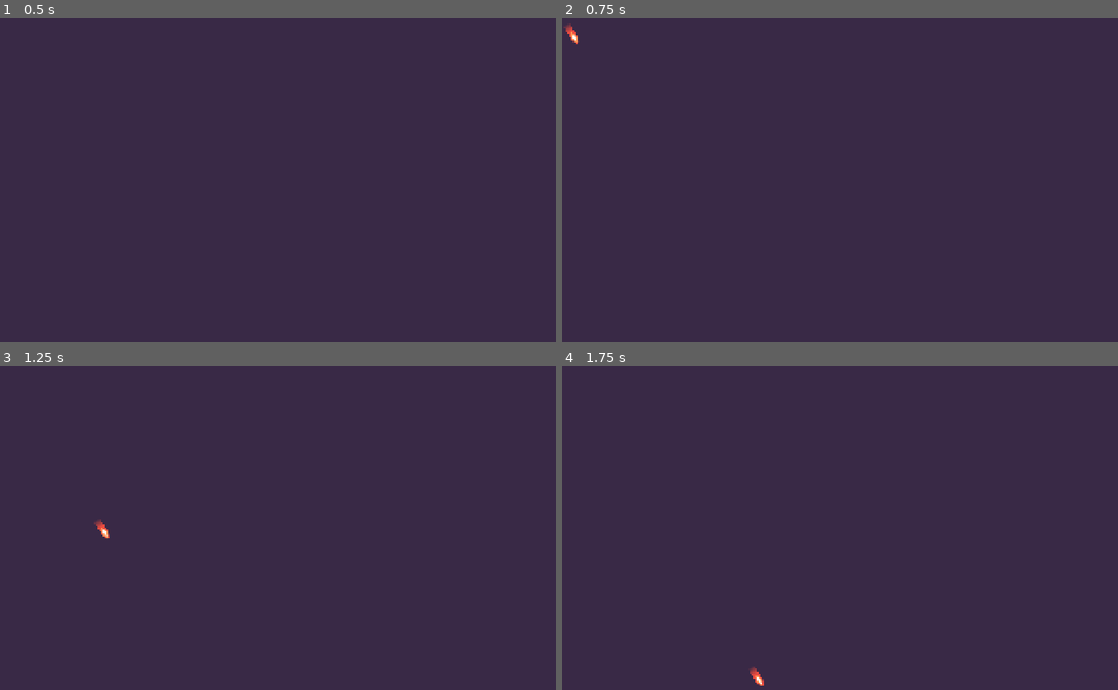
Above: before the commit, frames 1-4 (two rows, left to right).
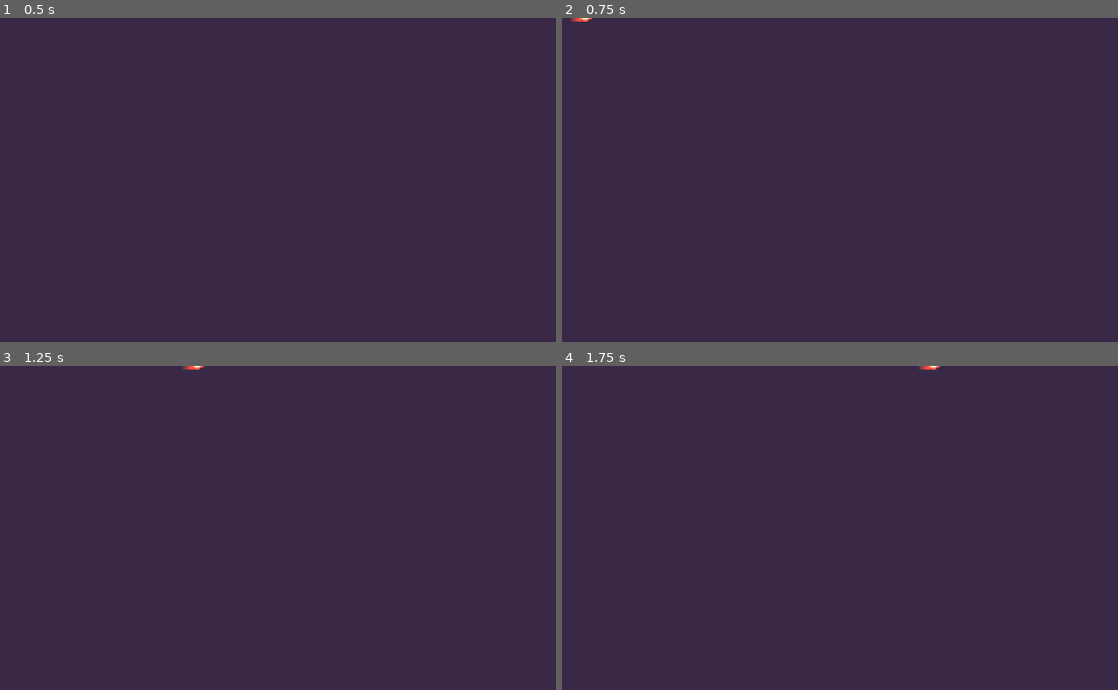
Above: after the commit, the same moments.

Repository: devdecaf/first-top-down-game
Game: Godot game, scene res://weapons/weapon.tscn
The game is run twice, just before and just after one commit, with the same random seed, the same clock (stepped at 60 frames per second) and the same inputs. The project has no main scene, so this scene is started directly.
Inputs (mouse positions are in pixels of both pictures, inside the frame that each line leads up to):
- Up to frame 1 (0.5 s): no input
- Up to frame 2 (0.75 s): tap Enter at 0.5 s; move the mouse to (979, 163) at 0.52 s; hold D (right) from 0.53 s (still down); click (979, 163) at 0.67 s
- Up to frame 3 (1.25 s): keep holding D (right)
- Up to frame 4 (1.75 s): move the mouse to (734, 544) at 1.27 s; release D (right) at 1.28 s; hold S (down) from 1.28 s (still down)

Frame 1 is identical in both runs. In frame 2, 0.1% of the frame differs, in the area x 0-6%, y 0-9%; in frame 3, 0.1%; in frame 4, 0.1%, in the area x 33-68%, y 0-99%.

Commit message:
Update bullet and weapon logic to use current scene when spawning a bullet

Diff:
--- a/weapons/bullets/bullet.gd
+++ b/weapons/bullets/bullet.gd
@@ -7,20 +7,19 @@
 @export var max_range := 1000.0
 
 var _starting_position: Vector2
-var _direction: Vector2
 
 
 func _ready() -> void:
-	_starting_position = global_position
-	_direction = Vector2.RIGHT.rotated(global_rotation)
+	_starting_position = position
 
 
 func _physics_process(delta: float) -> void:
-	global_position += _direction * speed * delta
+	var direction := Vector2.RIGHT.rotated(rotation)
+	position += direction * speed * delta
 
-	if _starting_position.distance_to(global_position) >= max_range:
-		_destroy()
+	if _starting_position.distance_to(position) >= max_range:
+		destroy()
 
 
-func _destroy() -> void:
+func destroy() -> void:
 	queue_free()
--- a/weapons/weapon.gd
+++ b/weapons/weapon.gd
@@ -30,10 +30,12 @@
 
 func shoot() -> void:
 	var bullet: Bullet = bullet_scene.instantiate()
+	get_tree().current_scene.add_child(bullet)
+
 	bullet.max_range = max_range
 	bullet.speed = max_bullet_speed
-	bullet.rotation = randf_range(-max_random_angle, max_random_angle)
-	add_child(bullet)
+	bullet.rotation = rotation + randf_range(-max_random_angle, max_random_angle)
+	bullet.position = position
 
 
 func _set_bullet_scene(new_bullet_scene: PackedScene) -> void:
--- a/weapons/weapon.tscn
+++ b/weapons/weapon.tscn
@@ -4,6 +4,5 @@
 [ext_resource type="PackedScene" uid="uid://cs55p4on85fs5" path="res://weapons/bullets/bullet.tscn" id="2_pxh0k"]
 
 [node name="Weapon" type="Node2D" unique_id=749565653]
-rotation = 1.0105456
 script = ExtResource("1_rma5x")
 bullet_scene = ExtResource("2_pxh0k")
